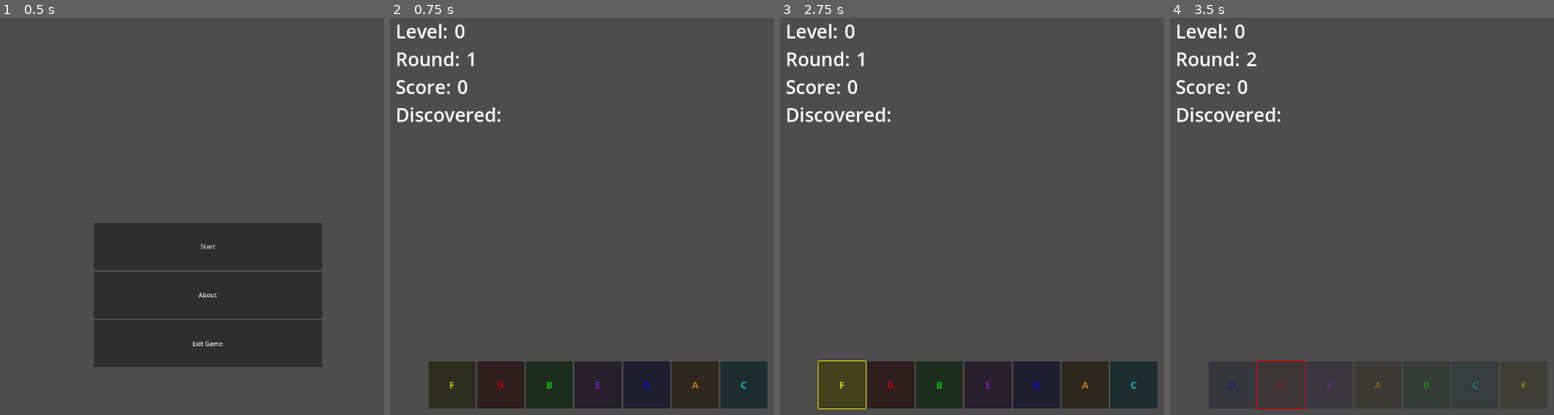
Above: before the commit, frames 1-4 (left to right).
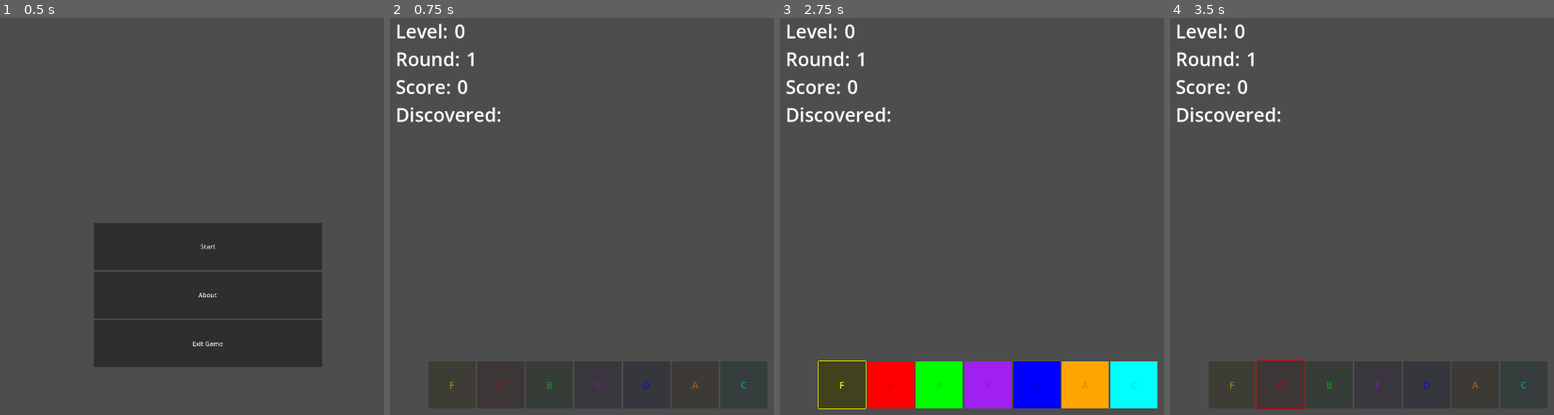
Above: after the commit, the same moments.

Repository: nenomancer/chromatone
Game: Godot game, scene res://scenes/main.tscn
Same seed, same stepped clock (60 frames per second), same inputs: the game is played once before the commit and once after it. The project has no main scene, so this scene is started directly.
Inputs (mouse positions are in pixels of both pictures, inside the frame that each line leads up to):
- Up to frame 1 (0.5 s): no input
- Up to frame 2 (0.75 s): click "Start" at 0.5 s
- Up to frame 3 (2.75 s): click (841, 383) at 1.25 s, where only the run before the commit has a clickable "F"; tap Enter at 2 s
- Up to frame 4 (3.5 s): click "G" at 2.75 s

Frame 1 is identical in both runs. In frame 2, less than 0.1% of the frame differs, in the area x 15-93%, y 91-94%; in frame 3, 8.7%, in the area x 22-99%, y 86-99%; in frame 4, 0.2%.

Commit message:
refactor files and functions

Diff:
--- a/game_manager.gd
+++ b/game_manager.gd
@@ -3,17 +3,21 @@
 signal round_changed
 signal level_changed
 signal score_changed
+signal note_discovered
 
 var available_notes: Array = ["C", "D", "E", "F", "G", "A", "B"]
+# tuka, za sekoja available note, vidi dali e discovered i
+# ako e, oboi ja ko shto treba
+# hmmm ama sakam i da bide zachuvan redosledot na otkrivanje...
 var available_colors: Array = [Color.RED, Color.GREEN, Color.BLUE, Color.YELLOW, Color.PURPLE, Color.ORANGE, Color.CYAN]
 
-var discovered_notes: Array = []
 var current_round: int = 1
 var current_level: int = 1
 var current_score: int = 0
+var current_note: String
 
+var discovered_notes: Array = []
 var color_note_pairs: Dictionary = {}
-var current_note: String
 var _note_sound_map: Dictionary = {
 	"C": preload("res://sounds/grand_piano_c.wav"),
 	"D": preload("res://sounds/grand_piano_d.wav"),
@@ -26,11 +30,11 @@
 
 var _note_audio_player: AudioStreamPlayer = AudioStreamPlayer.new()
 
-const LEVELS_UI: String = "res://scenes/levels_ui.tscn"
-const WARMUP_UI: String = "res://scenes/warmup_ui.tscn"
+const LEVELS: String = "res://scenes/levels.tscn"
+const WARMUP: String = "res://scenes/warmup.tscn"
 const MAIN: String = "res://scenes/main.tscn"
 const DIALOGUE: String = "res://scenes/dialogue.tscn"
-const BUTTONS_UI = preload("res://scenes/buttons_ui.tscn")
+const BUTTONS = preload("res://scenes/buttons.tscn")
 const INFO = preload("res://scenes/info.tscn")
 
 func _ready() -> void:
@@ -44,7 +48,7 @@
 func play_note(note) -> void:
 	if _note_audio_player:
 		_note_audio_player.stream = _note_sound_map[note]
-		_note_audio_player.volume_db = -7.0
+		_note_audio_player.volume_db = -4.0
 		#_note_audio_player.pitch_scale = 7
 		_note_audio_player.play()
 
@@ -53,9 +57,7 @@
 
 func add_discovered_note(note: String):
 	discovered_notes.append(note)
-
-func get_discovered_notes() -> Array:
-	return discovered_notes
+	emit_signal("note_discovered")
 
 func get_undiscovered_notes() -> Array:
 	return available_notes.filter(func(element): return not discovered_notes.has(element))
--- /dev/null
+++ b/scenes/buttons.tscn
@@ -0,0 +1,51 @@
+[gd_scene load_steps=3 format=3 uid="uid://dalofv5jucuck"]
+
+[ext_resource type="Script" path="res://scripts/buttons.gd" id="1_hx3ob"]
+[ext_resource type="PackedScene" uid="uid://cb5ok8yc1mxwr" path="res://scenes/color_button.tscn" id="2_okgl1"]
+
+[node name="ButtonsUI" type="Control"]
+layout_mode = 3
+anchors_preset = 8
+anchor_left = 0.5
+anchor_top = 0.5
+anchor_right = 0.5
+anchor_bottom = 0.5
+grow_horizontal = 2
+grow_vertical = 2
+script = ExtResource("1_hx3ob")
+
+[node name="GridContainer" type="GridContainer" parent="."]
+layout_mode = 1
+anchors_preset = 8
+anchor_left = 0.5
+anchor_top = 0.5
+anchor_right = 0.5
+anchor_bottom = 0.5
+offset_left = -432.0
+offset_top = -60.0
+offset_right = 432.0
+offset_bottom = 60.0
+grow_horizontal = 2
+grow_vertical = 2
+columns = 7
+
+[node name="ColorButton" parent="GridContainer" instance=ExtResource("2_okgl1")]
+layout_mode = 2
+
+[node name="ColorButton2" parent="GridContainer" instance=ExtResource("2_okgl1")]
+layout_mode = 2
+
+[node name="ColorButton3" parent="GridContainer" instance=ExtResource("2_okgl1")]
+layout_mode = 2
+
+[node name="ColorButton4" parent="GridContainer" instance=ExtResource("2_okgl1")]
+layout_mode = 2
+
+[node name="ColorButton5" parent="GridContainer" instance=ExtResource("2_okgl1")]
+layout_mode = 2
+
+[node name="ColorButton6" parent="GridContainer" instance=ExtResource("2_okgl1")]
+layout_mode = 2
+
+[node name="ColorButton7" parent="GridContainer" instance=ExtResource("2_okgl1")]
+layout_mode = 2
--- a/scenes/buttons_ui.tscn
+++ /dev/null
@@ -1,51 +0,0 @@
-[gd_scene load_steps=3 format=3 uid="uid://dalofv5jucuck"]
-
-[ext_resource type="Script" path="res://scripts/buttons_ui.gd" id="1_nhimn"]
-[ext_resource type="PackedScene" uid="uid://cb5ok8yc1mxwr" path="res://scenes/color_button.tscn" id="2_o43os"]
-
-[node name="ButtonsUI" type="Control"]
-layout_mode = 3
-anchors_preset = 8
-anchor_left = 0.5
-anchor_top = 0.5
-anchor_right = 0.5
-anchor_bottom = 0.5
-grow_horizontal = 2
-grow_vertical = 2
-script = ExtResource("1_nhimn")
-
-[node name="GridContainer" type="GridContainer" parent="."]
-layout_mode = 1
-anchors_preset = 8
-anchor_left = 0.5
-anchor_top = 0.5
-anchor_right = 0.5
-anchor_bottom = 0.5
-offset_left = -432.0
-offset_top = -60.0
-offset_right = 432.0
-offset_bottom = 60.0
-grow_horizontal = 2
-grow_vertical = 2
-columns = 7
-
-[node name="ColorButton" parent="GridContainer" instance=ExtResource("2_o43os")]
-layout_mode = 2
-
-[node name="ColorButton2" parent="GridContainer" instance=ExtResource("2_o43os")]
-layout_mode = 2
-
-[node name="ColorButton3" parent="GridContainer" instance=ExtResource("2_o43os")]
-layout_mode = 2
-
-[node name="ColorButton4" parent="GridContainer" instance=ExtResource("2_o43os")]
-layout_mode = 2
-
-[node name="ColorButton5" parent="GridContainer" instance=ExtResource("2_o43os")]
-layout_mode = 2
-
-[node name="ColorButton6" parent="GridContainer" instance=ExtResource("2_o43os")]
-layout_mode = 2
-
-[node name="ColorButton7" parent="GridContainer" instance=ExtResource("2_o43os")]
-layout_mode = 2
--- a/scenes/color_button.tscn
+++ b/scenes/color_button.tscn
@@ -1,10 +1,17 @@
-[gd_scene load_steps=2 format=3 uid="uid://cb5ok8yc1mxwr"]
+[gd_scene load_steps=4 format=3 uid="uid://cb5ok8yc1mxwr"]
 
 [ext_resource type="Script" path="res://scripts/color_button.gd" id="1_0m3n6"]
+
+[sub_resource type="StyleBoxFlat" id="StyleBoxFlat_r0auk"]
+bg_color = Color(1, 1, 1, 1)
+
+[sub_resource type="Theme" id="Theme_i0drm"]
+Button/styles/normal = SubResource("StyleBoxFlat_r0auk")
 
 [node name="ColorButton" type="Button"]
 custom_minimum_size = Vector2(120, 120)
 offset_right = 120.0
 offset_bottom = 120.0
+theme = SubResource("Theme_i0drm")
 theme_override_font_sizes/font_size = 24
 script = ExtResource("1_0m3n6")
--- a/scenes/levels_ui.tscn
+++ b/scenes/levels.tscn
@@ -1,6 +1,6 @@
 [gd_scene load_steps=2 format=3 uid="uid://dtxefobngochu"]
 
-[ext_resource type="Script" path="res://scripts/levels_ui.gd" id="1_6ps05"]
+[ext_resource type="Script" path="res://scripts/levels.gd" id="1_uynu5"]
 
 [node name="LevelsUI" type="Control"]
 layout_mode = 3
@@ -9,4 +9,4 @@
 anchor_bottom = 1.0
 grow_horizontal = 2
 grow_vertical = 2
-script = ExtResource("1_6ps05")
+script = ExtResource("1_uynu5")
--- a/scenes/warmup_ui.tscn
+++ b/scenes/warmup.tscn
@@ -1,6 +1,6 @@
 [gd_scene load_steps=2 format=3 uid="uid://dqwwfxcwsgt7m"]
 
-[ext_resource type="Script" path="res://scripts/warmup_ui.gd" id="1_1sa52"]
+[ext_resource type="Script" path="res://scripts/warmup.gd" id="1_n6m0d"]
 
 [node name="WarmupUI" type="Control"]
 layout_mode = 3
@@ -9,4 +9,4 @@
 anchor_bottom = 1.0
 grow_horizontal = 2
 grow_vertical = 2
-script = ExtResource("1_1sa52")
+script = ExtResource("1_n6m0d")
--- /dev/null
+++ b/scripts/buttons.gd
@@ -0,0 +1,55 @@
+extends Control
+
+signal note_selected(color)
+
+@onready var _buttons = $GridContainer.get_children()
+
+func _ready():
+	for _button: Button in _buttons:
+		_button.pressed.connect(on_button_pressed.bind(_button))
+
+func disable_buttons():
+	for _button: Button in _buttons:
+		_button.disabled = true
+
+func enable_buttons():
+	for _button: Button in _buttons:
+		_button.disabled = false
+
+func on_button_pressed(_button):
+	emit_signal("note_selected", _button.get_meta("note"))
+
+func assign_color_to_buttons(condition: Callable, thing: bool = false):
+	var note_list = GameManager.color_note_pairs.keys() # Get notes
+
+	_buttons.shuffle()
+	for i in range(_buttons.size()):
+		var _button = _buttons[i]
+		var note = note_list[i]
+		var color = GameManager.color_note_pairs[note]["color"]
+		_button.text = note # For debugging
+		if condition.call(note):
+			_button.modulate = color
+			_button.set_meta("note", note)
+		else:
+			_button.disabled = true
+
+func clear_color_from_buttons():
+	for _button in _buttons:
+		_button.modulate = Color.WHITE
+
+func enable_undiscovered_buttons():
+	for _button in _buttons:
+		var note = _button.get_meta("note")
+		if note not in GameManager.discovered_notes:
+			_button.disabled = false
+		else:
+			_button.disabled = true
+
+func enable_discovered_buttons():
+	for _button in _buttons:
+		var note = _button.get_meta("note")
+		if note in GameManager.discovered_notes:
+			_button.disabled = false
+		else:
+			_button.disabled = true
--- a/scripts/buttons_ui.gd
+++ /dev/null
@@ -1,63 +0,0 @@
-extends Control
-
-signal note_selected(color)
-
-var number_of_colors: int = 3
-
-var color_note_pairs = GameManager.color_note_pairs
-@onready var buttons = $GridContainer.get_children()
-
-func _ready():
-	for button: Button in buttons:
-		button.pressed.connect(on_button_pressed.bind(button))
-
-
-func disable_buttons():
-	for button: Button in buttons:
-		button.disabled = true
-
-func enable_buttons():
-	for button: Button in buttons:
-		button.disabled = false
-
-func on_button_pressed(button):
-	emit_signal("note_selected", button.get_meta("note"))
-
-func assign_color_to_buttons(condition: Callable):
-	var note_list = color_note_pairs.keys() # Get notes
-
-	buttons.shuffle()
-	for i in range(buttons.size()):
-		var button = buttons[i]
-		var note = note_list[i]
-		var color = color_note_pairs[note]["color"]
-		button.text = note # For debugging
-		if condition.call(note):
-			button.modulate = color
-			button.set_meta("note", note)
-		else:
-			button.disabled = true
-
-func clear_color_from_buttons():
-	for button in buttons:
-		button.modulate = Color.WHITE
-
-func enable_some_buttons():
-	var note_list = color_note_pairs.keys() # Get notes
-
-	for button in buttons:
-		var note = button.get_meta("note")
-		if note not in GameManager.discovered_notes:
-			button.disabled = false
-		else:
-			button.disabled = true
-
-func enable_discovered_buttons():
-	var note_list = color_note_pairs.keys() # Get notes
-
-	for button in buttons:
-		var note = button.get_meta("note")
-		if note in GameManager.discovered_notes:
-			button.disabled = false
-		else:
-			button.disabled = true
--- a/scripts/dialogue.gd
+++ b/scripts/dialogue.gd
@@ -15,13 +15,13 @@
 	load_buttons()
 
 func _start_next_level() -> void:
-	get_tree().change_scene_to_file(GameManager.LEVELS_UI)
+	get_tree().change_scene_to_file(GameManager.LEVELS)
 
 func load_buttons() -> void:
-	var buttons_ui = GameManager.BUTTONS_UI.instantiate()
+	var buttons_ui = GameManager.BUTTONS.instantiate()
 	add_child(buttons_ui)
 	buttons_ui.note_selected.connect(on_dialogue_press)
-	buttons_ui.assign_color_to_buttons(func(note): return note in GameManager.discovered_notes)
+	buttons_ui.assign_color_to_buttons(func(note): return note in GameManager.discovered_notes, true)
 
 func on_dialogue_press(note) -> void:
 	GameManager.play_note(note)
--- a/scripts/info.gd
+++ b/scripts/info.gd
@@ -6,9 +6,14 @@
 @export var score_display: Label
 
 func _ready() -> void:
+	connect_signals()
+	update_discovered_notes()
+
+func connect_signals() -> void:
 	GameManager.connect("round_changed", update_round)
 	GameManager.connect("level_changed", update_level)
 	GameManager.connect("score_changed", update_score)
+	GameManager.connect("note_discovered", update_discovered_notes)
 
 func update_round() -> void:
 	round_display.text = var_to_str(GameManager.current_round)
--- a/scripts/levels_ui.gd
+++ b/scripts/levels.gd
@@ -1,18 +1,14 @@
 extends Control
 
-signal note_discovered
+@export var _max_round: int = 5
+@export var _discovery_round: int = 4 # Think about this
 
-@export var level_number: int
-
-var _max_round: int = 5
-var _max_level: int = 5
 var _correct_melody: Array
 var _player_melody: Array
-var guess_index: int
+var _guess_index: int
 
-var buttons_ui: Control
-var info_ui: Control
-#var temp_score: int = 0
+var _buttons: Control
+var _info: Control
 var _melody_stepsize: int = 1
 
 func _ready():
@@ -22,22 +18,32 @@
 	GameManager.set_round(1)
 	start_round()
 
+func load_buttons() -> void:
+	_buttons = GameManager.BUTTONS.instantiate()
+	add_child(_buttons)
+	_buttons.note_selected.connect(on_level_guess)
+	_buttons.disable_buttons()
+
+func load_info() -> void:
+	_info = GameManager.INFO.instantiate()
+	add_child(_info)
+
 func on_level_guess(note) -> void:
 	GameManager.play_note(note)
 	_player_melody.append(note)
 
-	if note == _correct_melody[guess_index]:
+	if note == _correct_melody[_guess_index]:
 		GameManager.update_score(10)
 	else:
 		GameManager.update_score(-5)
-	guess_index += 1
+	_guess_index += 1
 
-	if (guess_index < _correct_melody.size()):
+	if (_guess_index < _correct_melody.size()):
 		return
 
 	end_round()
 
-	if (GameManager.current_round < 5):
+	if (GameManager.current_round < _max_round):
 		GameManager.set_round(GameManager.current_round + 1)
 		start_round()
 	else:
@@ -52,35 +58,22 @@
 		GameManager.play_note(_correct_melody[index])
 		await get_tree().create_timer(_melody_stepsize).timeout
 
-func load_buttons() -> void:
-	buttons_ui = GameManager.BUTTONS_UI.instantiate()
-	add_child(buttons_ui)
-	buttons_ui.note_selected.connect(on_level_guess)
-	buttons_ui.disable_buttons()
-
-func load_info() -> void:
-	info_ui = GameManager.INFO.instantiate()
-	add_child(info_ui)
-	connect('note_discovered', info_ui.update_discovered_notes)
-	emit_signal("note_discovered")
-
 func start_round() -> void:
-	if (GameManager.current_round == 3):
+	if (GameManager.current_round == _discovery_round):
 		var random_note = GameManager.get_random_note(GameManager.get_undiscovered_notes())
 		GameManager.add_discovered_note(random_note)
-		emit_signal("note_discovered")
 
-	guess_index = 0
+	_guess_index = 0
 
 	await get_tree().create_timer(2).timeout
 	get_melody()
 	play_melody()
 
 	await get_tree().create_timer(2).timeout
-	buttons_ui.enable_buttons()
-	buttons_ui.assign_color_to_buttons(func(note): return note in GameManager.get_discovered_notes())
+	_buttons.enable_buttons()
+	_buttons.assign_color_to_buttons(func(note): return note in GameManager.discovered_notes)
 
 func end_round() -> void:
-	buttons_ui.disable_buttons()
-	buttons_ui.clear_color_from_buttons()
+	_buttons.disable_buttons()
+	_buttons.clear_color_from_buttons()
 	await get_tree().create_timer(2).timeout
--- a/scripts/main.gd
+++ b/scripts/main.gd
@@ -11,7 +11,7 @@
 
 
 func _start_game() -> void:
-	get_tree().change_scene_to_file(GameManager.WARMUP_UI)
+	get_tree().change_scene_to_file(GameManager.WARMUP)
 
 func _show_abobut() -> void:
 	print("Info about the game and whatnot")
--- /dev/null
+++ b/scripts/warmup.gd
@@ -0,0 +1,54 @@
+extends Control
+
+var _buttons: Control
+var _info: Control
+
+func _ready():
+	load_info()
+	load_buttons()
+	GameManager.set_round(1)
+	GameManager.set_level(0)
+	start_round()
+
+func load_buttons() -> void:
+	_buttons = GameManager.BUTTONS.instantiate()
+	add_child(_buttons)
+	_buttons.note_selected.connect(on_warmup_guess)
+	_buttons.disable_buttons()
+
+func load_info() -> void:
+	_info = GameManager.INFO.instantiate()
+	add_child(_info)
+
+func on_warmup_guess(note) -> void:
+	GameManager.play_note(note)
+	_buttons.disable_buttons()
+
+	if (GameManager.current_note == note || GameManager.current_round - GameManager.discovered_notes.size() >= 3):
+		GameManager.add_discovered_note(note)
+
+	end_round()
+
+func end_warmup() -> void:
+	get_tree().change_scene_to_file(GameManager.DIALOGUE)
+
+func start_round() -> void:
+	_buttons.assign_color_to_buttons(func(note): return note in GameManager.available_notes)
+	GameManager.current_note = GameManager.get_random_note(GameManager.get_undiscovered_notes())
+
+	await get_tree().create_timer(1).timeout # See what's the problem here
+	GameManager.play_note(GameManager.current_note)
+
+	await get_tree().create_timer(1).timeout
+	_buttons.enable_undiscovered_buttons()
+
+func end_round() -> void:
+	await get_tree().create_timer(2).timeout
+	if (GameManager.discovered_notes.size() == 3):
+		return end_warmup()
+
+	if (GameManager.current_round < 5):
+		GameManager.set_round(GameManager.current_round + 1)
+		start_round()
+	else:
+		end_warmup()
--- a/scripts/warmup_ui.gd
+++ /dev/null
@@ -1,59 +0,0 @@
-extends Control
-
-signal note_discovered
-var _correct_note: String
-var buttons_ui: Node
-var info_ui
-var _score: int = 0
-
-func _ready():
-	load_info()
-	load_buttons()
-	GameManager.set_round(1)
-	GameManager.set_level(0)
-	start_round()
-
-func load_buttons() -> void:
-	buttons_ui = GameManager.BUTTONS_UI.instantiate()
-	add_child(buttons_ui)
-	buttons_ui.note_selected.connect(on_warmup_guess)
-
-func load_info() -> void:
-	info_ui = GameManager.INFO.instantiate()
-	#info_ui.connect("note_discovered", info_ui, Callable(info_ui, "add_discovered_note"))
-	connect("note_discovered", info_ui.update_discovered_notes)
-	add_child(info_ui)
-
-func on_warmup_guess(note) -> void:
-	GameManager.play_note(note)
-	buttons_ui.disable_buttons()
-
-	if (_correct_note == note || GameManager.current_round - GameManager.discovered_notes.size() >= 3):
-		GameManager.add_discovered_note(note)
-		emit_signal('note_discovered')
-
-	end_round()
-
-func end_warmup() -> void:
-	get_tree().change_scene_to_file(GameManager.DIALOGUE)
-
-func start_round() -> void:
-	buttons_ui.assign_color_to_buttons(func(note): return note in GameManager.available_notes)
-	_correct_note = GameManager.get_random_note(GameManager.get_undiscovered_notes())
-
-	await get_tree().create_timer(1).timeout # See what's the problem here
-	GameManager.play_note(_correct_note)
-
-	await get_tree().create_timer(1).timeout
-	buttons_ui.enable_some_buttons()
-
-func end_round() -> void:
-	await get_tree().create_timer(2).timeout
-	if (GameManager.discovered_notes.size() == 3):
-		return end_warmup()
-
-	if (GameManager.current_round < 5):
-		GameManager.set_round(GameManager.current_round + 1)
-		start_round()
-	else:
-		end_warmup()
